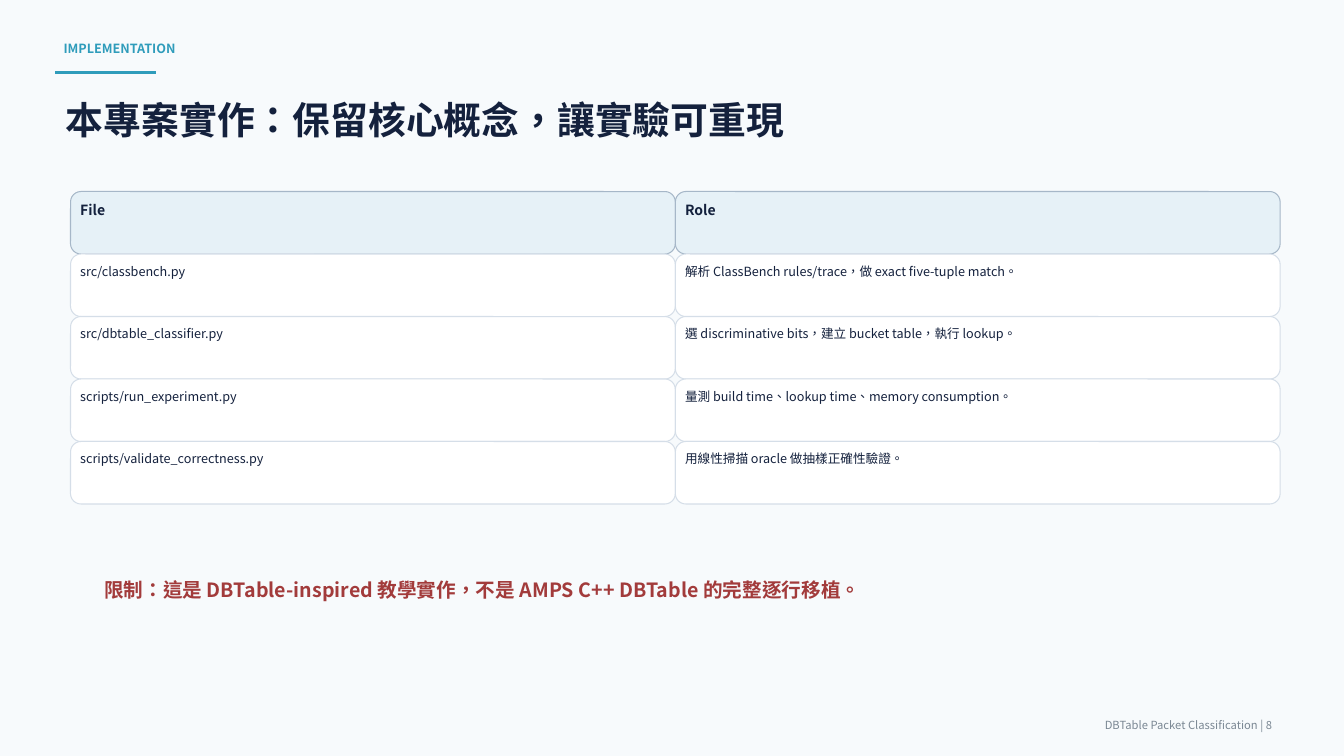
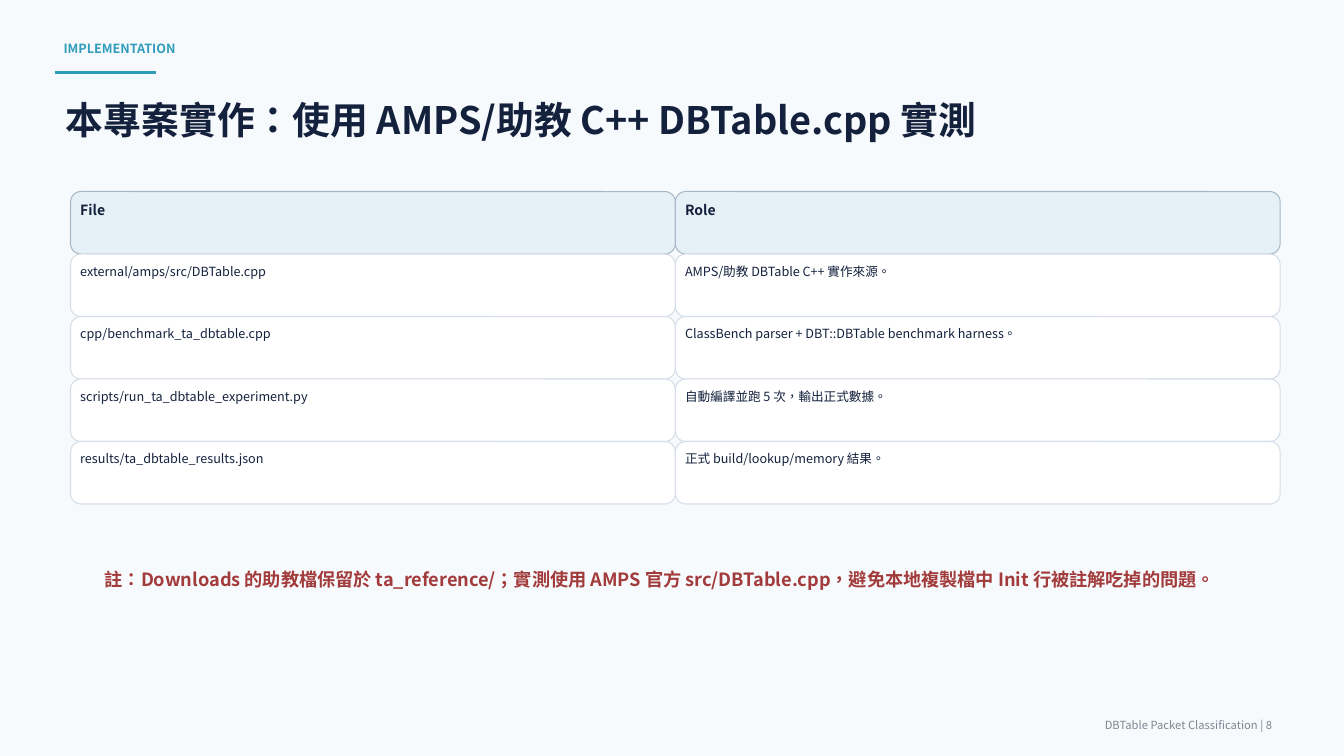
Before and after one commit to eriquechen23-cyl/DBTable-Advanced-Network-Final-Project, a slide deck: slide 8 of deliverables/DBTable_Final_Project_Presentation.pptx. Drawn at 1344x756 pixels with LibreOffice and Linux fonts; fonts in the diff are those of the drawing. Boxes give left, top, right and bottom in pixels: in the first picture for what was removed or moved away, otherwise in the second. Text is boxed around its words. In the diff, an @@ line names an element or a change of style, - is before the commit and + after.

Commit message:
Run TA DBTable benchmark

```diff
--- a/deliverables/DBTable_Final_Project_Presentation.pptx
+++ b/deliverables/DBTable_Final_Project_Presentation.pptx
@@ text at [66,101,976,142]: text changed @@
-本專案實作：保留核心概念，讓實驗可重現
+本專案實作：使用 AMPS/助教 C++ DBTable.cpp 實測
@@ text in rounded rectangle at [80,266,266,279]: text changed @@
-src/classbench.py
+external/amps/src/DBTable.cpp
@@ text in rounded rectangle at [685,265,890,278]: text changed @@
-解析 ClassBench rules/trace，做 exact five-tuple match。
+AMPS/助教 DBTable C++ 實作來源。
@@ text in rounded rectangle at [80,328,271,341]: text changed @@
-src/dbtable_classifier.py
+cpp/benchmark_ta_dbtable.cpp
@@ text in rounded rectangle at [685,328,1016,341]: text changed @@
-選 discriminative bits，建立 bucket table，執行 lookup。
+ClassBench parser + DBT::DBTable benchmark harness。
@@ text in rounded rectangle at [80,391,307,404]: text changed @@
-scripts/run_experiment.py
+scripts/run_ta_dbtable_experiment.py
@@ text in rounded rectangle at [685,390,887,402]: text changed @@
-量測 build time、lookup time、memory consumption。
+自動編譯並跑 5 次，輸出正式數據。
@@ text in rounded rectangle at [80,453,263,466]: text changed @@
-scripts/validate_correctness.py
+results/ta_dbtable_results.json
@@ text in rounded rectangle at [685,452,885,466]: text changed @@
-用線性掃描 oracle 做抽樣正確性驗證。
+正式 build/lookup/memory 結果。
@@ text at [105,570,1215,590]: text changed; size 14 to 13 pt @@
-限制：這是 DBTable-inspired 教學實作，不是 AMPS C++ DBTable 的完整逐行移植。
+註：Downloads 的助教檔保留於 ta_reference/；實測使用 AMPS 官方 src/DBTable.cpp，避免本地複製檔中 Init 行被註解吃掉的問題。
```
Also in this commit, not shown: 4 other slides changed, 16 other files.
